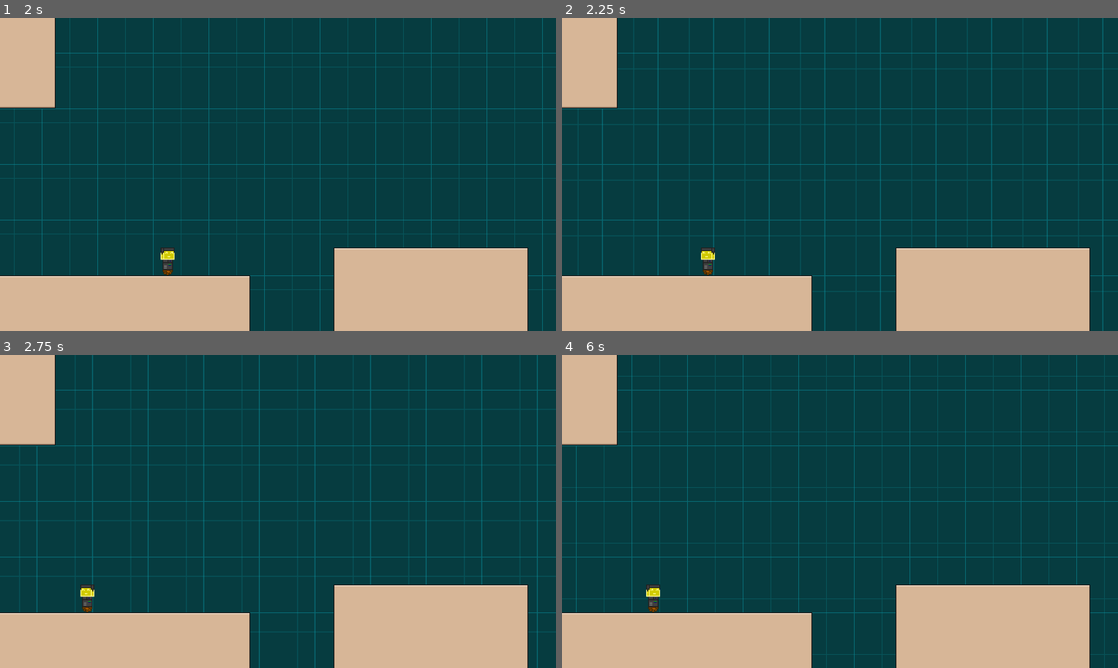
Above: before the commit, frames 1-4 (two rows, left to right).
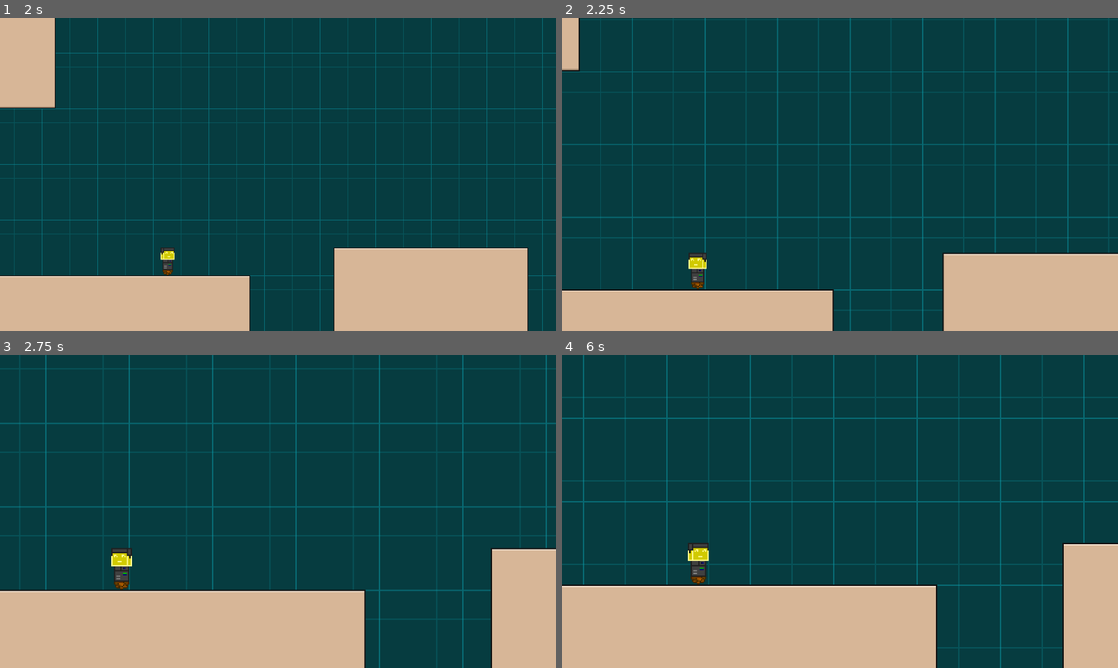
Above: after the commit, the same moments.

Repository: SpeedyVelcro/advanced-invasion
Game: Godot game, scene res://Level/04City/WizardChaseBoss.tscn
Same seed, same stepped clock (60 frames per second), same inputs: the game is played once before the commit and once after it. This scene is started directly instead of the project's main scene. Sound files missing from this copy of the repository are replaced by a short silence.
Inputs (mouse positions are in pixels of both pictures, inside the frame that each line leads up to):
- Up to frame 1 (2 s): tap Enter (ui_accept) at 0.5 s; move the mouse to (250, 237) at 0.52 s; hold D (move_right) 0.53-1.25 s; tap Space (attack) at 0.6 s; click (250, 237) at 0.67 s; tap W (jump) at 0.77 s; drag from (444, 221) to (166, 171) at 1.27 s
- Up to frame 2 (2.25 s): move the mouse to (673, 127) at 2.02 s; hold A (move_left) from 2.03 s (still down); tap Mouse wheel up (zoom_in) at 2.1 s
- Up to frame 3 (2.75 s): keep holding A (move_left)
- Up to frame 4 (6 s): release A (move_left) at 2.75 s; drag from (867, 511) to (645, 599) at 2.77 s; move the mouse to (756, 433) at 3.52 s; hold A (move_left) 3.53-4.25 s; tap Shift at 3.6 s; tap W (jump) at 3.77 s; drag from (962, 495) to (756, 433) at 4.27 s; move the mouse to (728, 527) at 5.02 s; hold D (move_right) 5.03-5.75 s; tap Alt at 5.1 s; click (728, 527) at 5.17 s; drag from (895, 442) to (650, 602) at 5.77 s

Frame 1 is identical in both runs. In frame 2, 16% of the frame differs, in the area x 0-100%, y 0-100%; in frame 3, 25%; in frame 4, 28%.

Commit message:
Fix camera zoom

Diff:
--- a/Game/CameraPlayer/CameraPlayer.gd
+++ b/Game/CameraPlayer/CameraPlayer.gd
@@ -54,7 +54,7 @@
 var force_zoom_out := false
 var look_down_height = 160 # Variable not constant because may need to change with resolution
 var look_down_stored_height = 0
-var input_zoom_enabled = false
+var input_zoom_enabled = true
 
 var _current_tween: Tween = null
 
@@ -119,7 +119,7 @@
 func _input(event):
 	# TODO: Is this still true in Godot 4?
 	# input map doesn't work with mouse wheel so must be polled here
-	if input_zoom_enabled:
+	if input_zoom_enabled and input_enabled:
 		if event is InputEventMouseButton:
 			if event.button_index == MOUSE_BUTTON_WHEEL_UP:
 				zoom_in()
